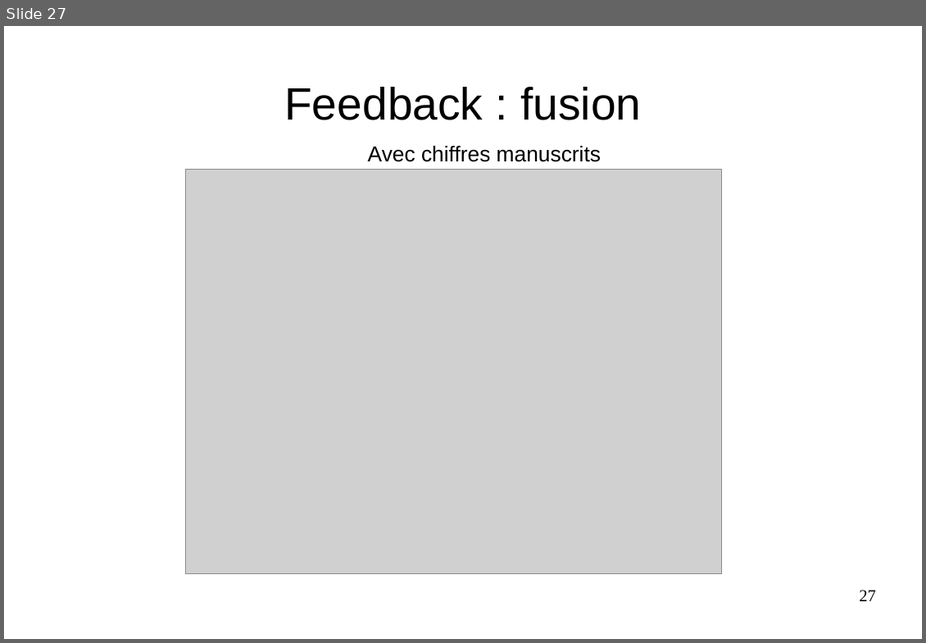
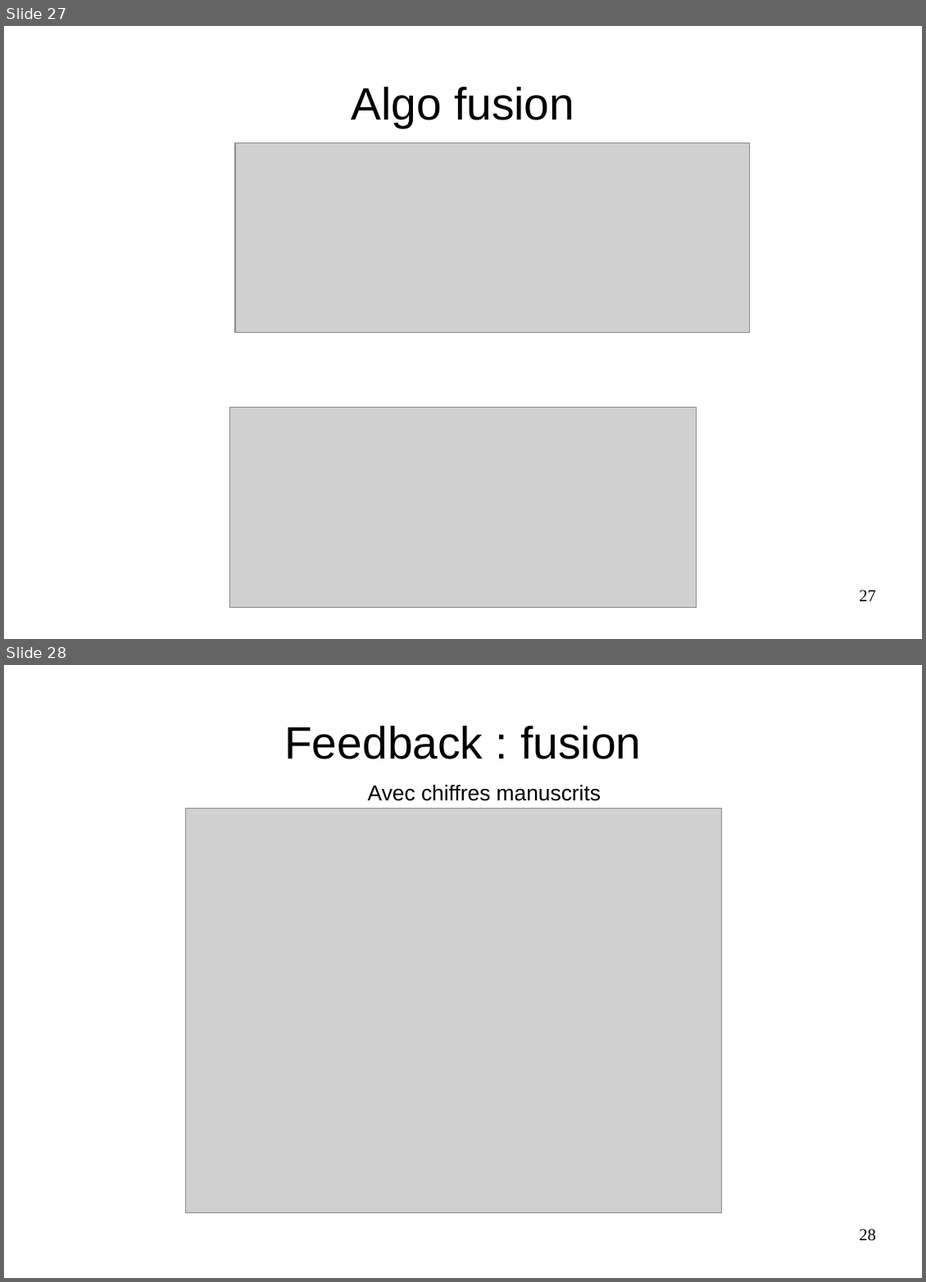
Before and after one commit to matthieu637/anne, a slide deck: exp/pre-presentation/pre-presentation.odp. Shown one above the other, each under a label of ours: slide 27 before the commit, slides 27 and 28 after it. The pictures are 926x643 and 926x1282 pixels, drawn with LibreOffice and Linux fonts; fonts in the diff are those of the drawing; grey boxes stand for pictures. Boxes give left, top, right and bottom in pixels: in the first picture for what was removed or moved away, otherwise in the second. Text is boxed around its words. In the diff, an @@ line names an element or a change of style, - is before the commit and + after.

Commit message:
fix merging algo

```diff
--- a/exp/pre-presentation/pre-presentation.odp
+++ b/exp/pre-presentation/pre-presentation.odp
@@ slide 27 added at box(4, 26, 922, 639), background #FFFFFF @@
@@ title added at box(352, 87, 575, 128), 37.7 pt, text #000000 @@
+Algo fusion
@@ picture added at box(235, 142, 749, 332) @@
@@ picture added at box(230, 407, 697, 607) @@
@@ page number added at box(859, 589, 876, 601), 14 pt, text #000000 @@
+27
@@ what was slide 27 is now slide 28 @@
@@ page number at box(859, 1228, 876, 1241): text changed @@
-27
+28
```
Also in this commit, not shown: 1 slide changed, 3 other files.
